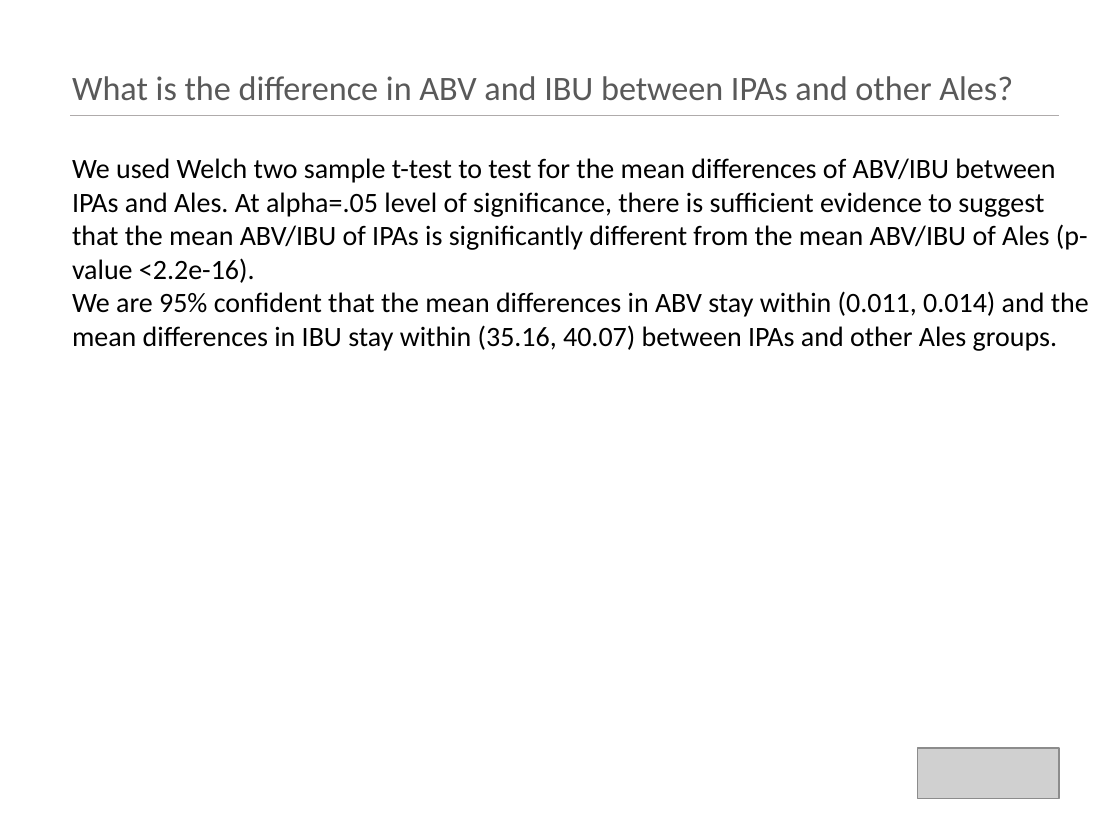
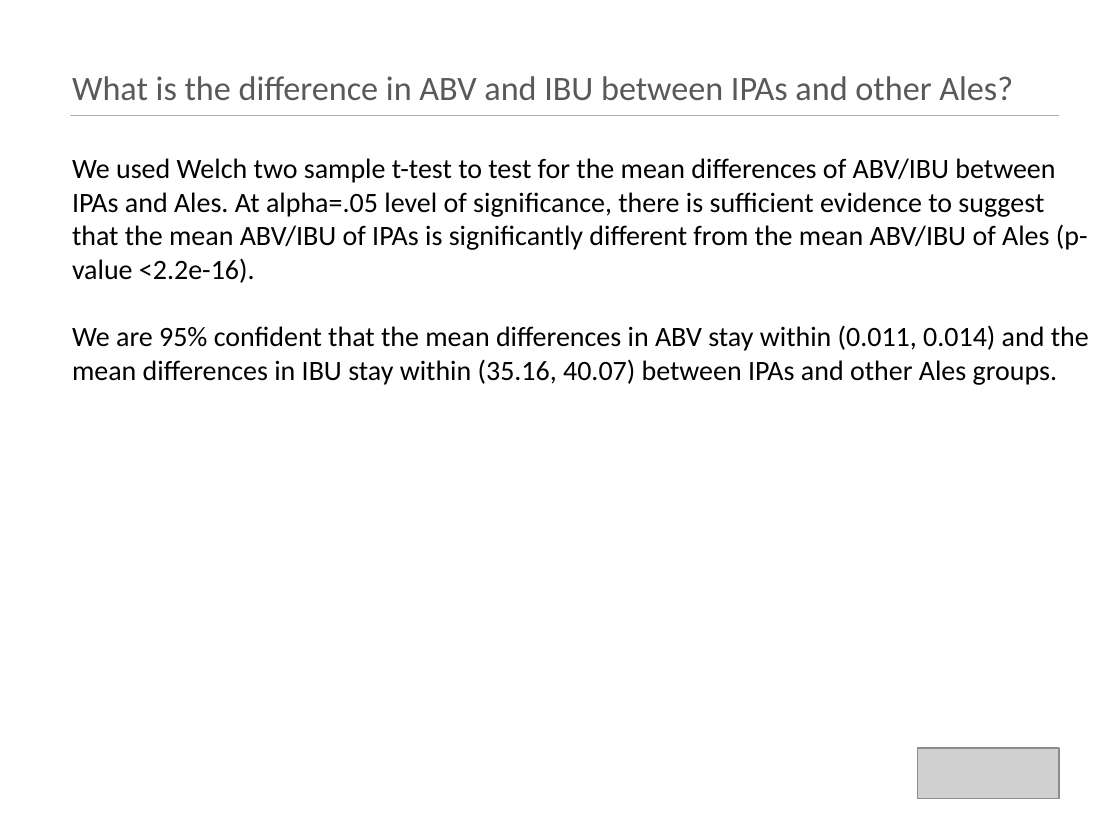
Before and after one commit to kristxh/6306-CaseStudy1-Beer, a slide deck: slide 12 of case_study_1_budweiser.pptx (slide 11 before the commit). Drawn at 1120x840 pixels with LibreOffice and Linux fonts; fonts in the diff are those of the drawing; grey boxes stand for pictures. Boxes give left, top, right and bottom in pixels: in the first picture for what was removed or moved away, otherwise in the second. Text is boxed around its words. In the diff, an @@ line names an element or a change of style, - is before the commit and + after.

```diff
--- a/case_study_1_budweiser.pptx
+++ b/case_study_1_budweiser.pptx
@@ text "We used Welch two sample ..." rewrapped from <box>72,158,1089,351</box> to <box>72,158,1089,385</box> @@
```
Also in this commit, not shown: 9 other slides changed, 1 slide added, 2 other files.
